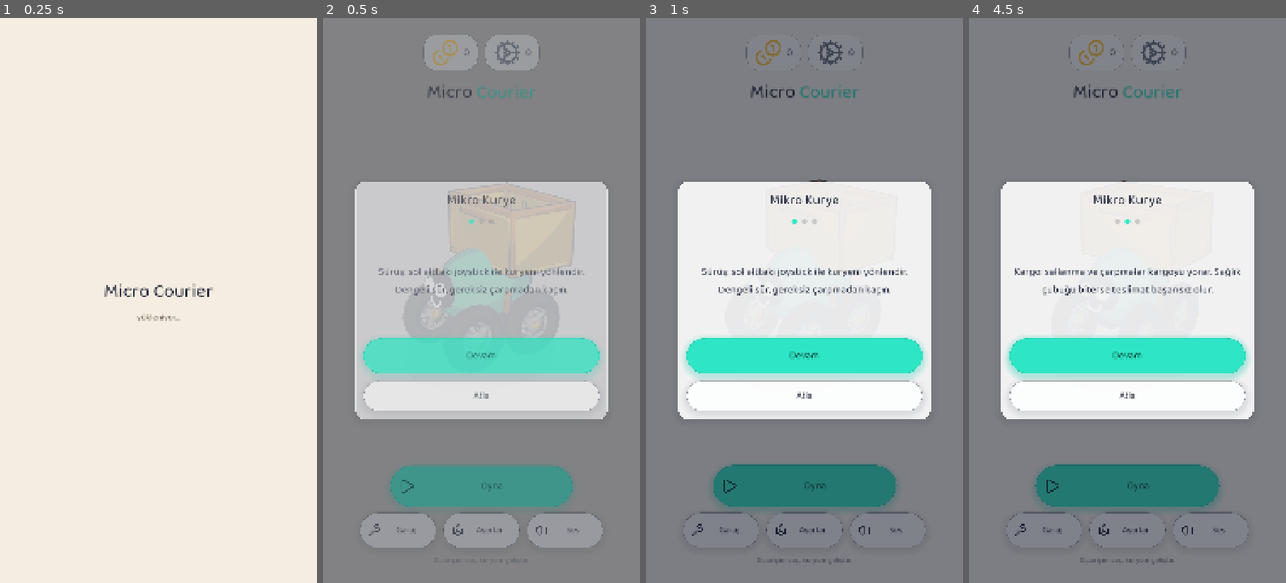
Above: before the commit, frames 1-4 (left to right).
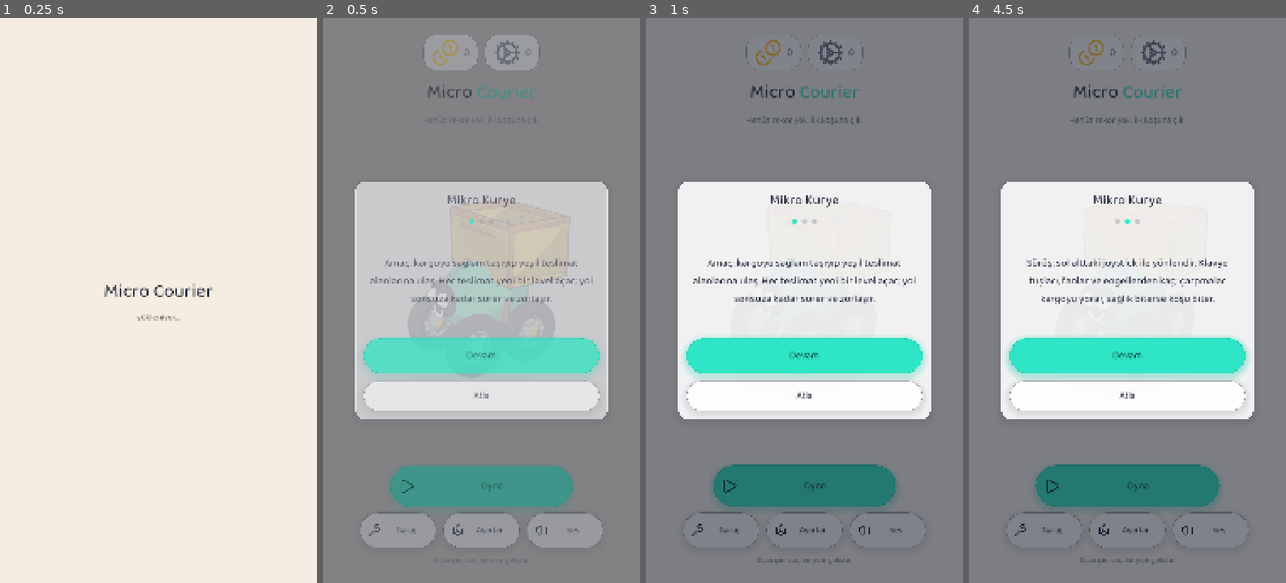
Above: after the commit, the same moments.

Repository: alperAygor/godot-games
Game: Godot game, scene res://scenes/Boot.tscn
Same seed, same stepped clock (60 frames per second), same inputs: the game is played once before the commit and once after it.
Inputs:
- Up to frame 1 (0.25 s): no input
- Up to frame 2 (0.5 s): no input
- Up to frame 3 (1 s): click "Oyna" at 0.5 s
- Up to frame 4 (4.5 s): click "Oyna" at 1.25 s; click "Garaj" at 2 s; click "Ayarlar" at 2.75 s; click "Ses" at 3.5 s; click "Devam" at 4.25 s

Frame 1 is identical in both runs. In frame 2, 2.7% of the frame differs, in the area x 14-86%, y 17-57%; in frame 3, 2.0%; in frame 4, 2.1%.

Commit message:
F9.5: sonsuz mod arayüzü (HUD level/mesafe/kasa, sonuç ekranı, rekor satırı, teslimat işareti, öğretici), endless_probe aktif
Co-Authored-By: Claude Sonnet 5.5 <noreply@anthropic.com>

Diff:
--- a/MikroKurye/scenes/HUD.tscn
+++ b/MikroKurye/scenes/HUD.tscn
@@ -90,6 +90,76 @@
 size_flags_vertical = 4
 text = "100%"
 horizontal_alignment = 2
+
+[node name="RunHap" type="PanelContainer" parent="Root/TopHaps"]
+unique_name_in_owner = true
+visible = false
+theme_type_variation = &"ChipPanel"
+layout_mode = 2
+size_flags_horizontal = 0
+
+[node name="Row" type="HBoxContainer" parent="Root/TopHaps/RunHap"]
+layout_mode = 2
+theme_override_constants/separation = 16
+
+[node name="RunIcon" type="TextureRect" parent="Root/TopHaps/RunHap/Row"]
+unique_name_in_owner = true
+custom_minimum_size = Vector2(44, 44)
+layout_mode = 2
+size_flags_vertical = 4
+stretch_mode = 5
+
+[node name="RunLabel" type="Label" parent="Root/TopHaps/RunHap/Row"]
+unique_name_in_owner = true
+layout_mode = 2
+size_flags_vertical = 4
+text = "Level 1"
+
+[node name="BankHap" type="PanelContainer" parent="Root/TopHaps"]
+unique_name_in_owner = true
+visible = false
+theme_type_variation = &"ChipPanel"
+layout_mode = 2
+size_flags_horizontal = 0
+
+[node name="Row" type="HBoxContainer" parent="Root/TopHaps/BankHap"]
+layout_mode = 2
+theme_override_constants/separation = 16
+
+[node name="BankIcon" type="TextureRect" parent="Root/TopHaps/BankHap/Row"]
+unique_name_in_owner = true
+custom_minimum_size = Vector2(44, 44)
+layout_mode = 2
+size_flags_vertical = 4
+stretch_mode = 5
+
+[node name="BankLabel" type="Label" parent="Root/TopHaps/BankHap/Row"]
+unique_name_in_owner = true
+layout_mode = 2
+size_flags_vertical = 4
+text = "0"
+
+[node name="Banner" type="PanelContainer" parent="Root"]
+unique_name_in_owner = true
+visible = false
+theme_type_variation = &"ChipPanel"
+layout_mode = 1
+anchors_preset = 5
+anchor_left = 0.5
+anchor_right = 0.5
+offset_left = -420.0
+offset_top = 520.0
+offset_right = 420.0
+offset_bottom = 660.0
+grow_horizontal = 2
+mouse_filter = 2
+
+[node name="BannerText" type="Label" parent="Root/Banner"]
+unique_name_in_owner = true
+layout_mode = 2
+horizontal_alignment = 1
+vertical_alignment = 1
+autowrap_mode = 3
 
 [node name="RechargeButton" type="Button" parent="Root"]
 unique_name_in_owner = true
--- a/MikroKurye/scenes/Menu.tscn
+++ b/MikroKurye/scenes/Menu.tscn
@@ -112,6 +112,13 @@
 theme_override_font_sizes/font_size = 64
 text = "Courier"
 
+[node name="RecordLabel" type="Label" parent="Safe/Column"]
+unique_name_in_owner = true
+layout_mode = 2
+theme_override_font_sizes/font_size = 30
+text = "Rekor"
+horizontal_alignment = 1
+
 [node name="RobotShowcase" parent="Safe/Column" instance=ExtResource("2_robot")]
 unique_name_in_owner = true
 layout_mode = 2
--- a/MikroKurye/scenes/levels/endless_desk.tscn
+++ b/MikroKurye/scenes/levels/endless_desk.tscn
@@ -86,6 +86,16 @@
 radial_segments = 4
 rings = 2
 
+[sub_resource type="ShaderMaterial" id="BeaconMat"]
+shader = ExtResource("beam_shader")
+shader_parameter/beam_color = Color(0.3, 1, 0.62, 0.9)
+shader_parameter/edge_fade = 0.7
+shader_parameter/top_brightness = 1.0
+
+[sub_resource type="QuadMesh" id="BeaconMesh"]
+material = SubResource("BeaconMat")
+size = Vector2(3.4, 14)
+
 [node name="EndlessDesk" type="Node3D"]
 script = ExtResource("endless_script")
 level_id = "endless_desk"
@@ -119,6 +129,14 @@
 [node name="Pad" type="MeshInstance3D" parent="DeliveryZone"]
 position = Vector3(0, -0.99, 0)
 mesh = SubResource("PadMesh")
+
+[node name="BeaconA" type="MeshInstance3D" parent="DeliveryZone"]
+transform = Transform3D(1, 0, 0, 0, 1, 0, 0, 0, 1, 0, 7, 0)
+mesh = SubResource("BeaconMesh")
+
+[node name="BeaconB" type="MeshInstance3D" parent="DeliveryZone"]
+transform = Transform3D(0, 0, 1, 0, 1, 0, -1, 0, 0, 0, 7, 0)
+mesh = SubResource("BeaconMesh")
 
 [node name="Backdrop" type="Node3D" parent="."]
 
--- a/MikroKurye/scripts/gameplay/game_controller.gd
+++ b/MikroKurye/scripts/gameplay/game_controller.gd
@@ -284,6 +284,7 @@
 	for position_3d: Vector3 in _endless.checkpoint_positions():
 		_register_dynamic_checkpoint(position_3d)
 	_endless.checkpoint_added.connect(_register_dynamic_checkpoint)
+	_hud.announce_objective()
 
 
 func _register_dynamic_checkpoint(position_3d: Vector3) -> int:
@@ -431,6 +432,7 @@
 	_tracker.reach(pad_checkpoint)
 	_level_number += 1
 	_endless.advance()
+	_hud.announce_level(_level_number, int(reward.get("gold", 0)))
 	_refresh_hud()
 
 
@@ -660,11 +662,20 @@
 	_cargo.reset_sway()
 
 
+## Mevcut level'ın teslimat çizgisine kalan yatay mesafe (metre).
+func _distance_to_pad() -> float:
+	if _endless == null or _robot == null:
+		return 0.0
+	return absf(_robot.global_position.z - _endless.level_end_z())
+
+
 func _refresh_hud() -> void:
 	if _hud == null or _health == null or _battery == null:
 		return
 	_hud.set_cargo_health(_health.integrity() * PERCENT_SCALE)
 	_hud.set_battery(_battery.level() * PERCENT_SCALE)
+	if _endless != null:
+		_hud.set_run_info(_level_number, _distance_to_pad(), _banked_gold)
 	_update_recharge_availability()
 	_hud.set_ad_pending(_revive_pending or _recharge_pending)
 	_hud.set_revive_offered(_revive_offered)
--- a/MikroKurye/scripts/ui/hud.gd
+++ b/MikroKurye/scripts/ui/hud.gd
@@ -12,6 +12,9 @@
 const MIN_PERCENT: float = 0.0
 const MAX_PERCENT: float = 100.0
 const LOW_BATTERY: float = 30.0
+## Duyuru bandı: okunacak kadar kalır, sonra yumuşakça kaybolur.
+const BANNER_HOLD_SECONDS: float = 2.4
+const BANNER_FADE_SECONDS: float = 0.5
 ## Kalp ikonu hasar anında 1.25'e büyür, kısa sürede geri oturur (kırmızı flaş).
 const HEART_HIT_SCALE: float = 1.25
 const HEART_HIT_SECONDS: float = 0.24
@@ -29,6 +32,14 @@
 @onready var _battery_bar: ProgressBar = %BatteryBar
 @onready var _cargo_percent: Label = %CargoPercent
 @onready var _battery_percent: Label = %BatteryPercent
+@onready var _run_hap: Control = %RunHap
+@onready var _run_icon: TextureRect = %RunIcon
+@onready var _run_label: Label = %RunLabel
+@onready var _bank_hap: Control = %BankHap
+@onready var _bank_icon: TextureRect = %BankIcon
+@onready var _bank_label: Label = %BankLabel
+@onready var _banner: Control = %Banner
+@onready var _banner_text: Label = %BannerText
 @onready var _cargo_icon: TextureRect = %CargoIcon
 @onready var _battery_icon: TextureRect = %BatteryIcon
 @onready var _battery_hap: Control = %BatteryHap
@@ -46,6 +57,7 @@
 var _cargo_smooth: ProgressBar = null
 var _battery_smooth: ProgressBar = null
 var _pulse: Tween = null
+var _banner_tween: Tween = null
 var _heart_flash: Tween = null
 var _last_cargo: float = MAX_PERCENT
 
@@ -65,6 +77,10 @@
 	_cargo_bar.add_child(_cargo_smooth)
 	_battery_bar.add_child(_battery_smooth)
 	# İkonlar tek ailede; renk `modulate` ile verilir.
+	_run_icon.texture = Icons.texture("lucide/house")
+	_run_icon.modulate = UiTheme.color("primary")
+	_bank_icon.texture = Icons.texture("lucide/coins")
+	_bank_icon.modulate = UiTheme.color("secondary")
 	_cargo_icon.texture = Icons.texture("lucide/heart")
 	_battery_icon.texture = Icons.texture("lucide/zap")
 	_battery_icon.modulate = UiTheme.color("secondary")
@@ -100,6 +116,35 @@
 		_battery_smooth.value = lerpf(_battery_smooth.value, _battery_bar.value, weight)
 
 
+## Sonsuz mod: level, teslimata kalan mesafe ve kasadaki altın. Klasik seviyede çağrılmaz;
+## çipler ilk çağrıda görünür.
+func set_run_info(level: int, distance_to_pad: float, banked_gold: int) -> void:
+	_run_hap.visible = true
+	_bank_hap.visible = true
+	_run_label.text = UiStrings.HUD_RUN_FORMAT % [level, int(ceilf(maxf(distance_to_pad, 0.0)))]
+	_bank_label.text = str(banked_gold)
+
+
+func announce_objective() -> void:
+	_show_banner(UiStrings.HUD_OBJECTIVE)
+
+
+func announce_level(level: int, gold: int) -> void:
+	_show_banner(UiStrings.HUD_LEVEL_UP_FORMAT % [level, gold])
+
+
+func _show_banner(text: String) -> void:
+	if _banner_tween != null:
+		_banner_tween.kill()
+	_banner_text.text = text
+	_banner.visible = true
+	_banner.modulate.a = 1.0
+	_banner_tween = _banner.create_tween()
+	_banner_tween.tween_interval(BANNER_HOLD_SECONDS)
+	_banner_tween.tween_property(_banner, "modulate:a", 0.0, BANNER_FADE_SECONDS)
+	_banner_tween.tween_callback(_banner.hide)
+
+
 func set_cargo_health(percent: float) -> void:
 	var clamped: float = clampf(percent, MIN_PERCENT, MAX_PERCENT)
 	_cargo_bar.value = clamped
--- a/MikroKurye/scripts/ui/menu.gd
+++ b/MikroKurye/scripts/ui/menu.gd
@@ -46,6 +46,7 @@
 	garage_button.add_theme_constant_override("h_separation", 12)
 	settings_button.add_theme_constant_override("h_separation", 12)
 	_refresh_wallet()
+	_refresh_record()
 	_refresh_sound_button()
 	play_button.pressed.connect(_on_play)
 	garage_button.pressed.connect(_on_garage)
@@ -75,6 +76,21 @@
 		part.add_theme_constant_override("shadow_offset_y", 4)
 		part.add_theme_constant_override("shadow_outline_size", 3)
 	hint_label.add_theme_color_override("font_color", UiTheme.color("text_muted"))
+
+
+## En iyi level/mesafe/puan; rekor yoksa ilk koşuya davet eder.
+func _refresh_record() -> void:
+	var label: Label = %RecordLabel
+	label.add_theme_color_override("font_color", UiTheme.color("text_muted"))
+	var save: Node = get_node_or_null("/root/SaveService")
+	var profile: ProfileData = null
+	if save != null:
+		profile = save.call("profile") as ProfileData
+	if profile == null or profile.records().best_level() <= 0:
+		label.text = UiStrings.RECORD_NONE
+		return
+	var records: RunRecords = profile.records()
+	label.text = UiStrings.RECORD_FORMAT % [records.best_level(), records.best_distance(), records.best_score()]
 
 
 func _refresh_wallet() -> void:
--- a/MikroKurye/scripts/ui/order_select.gd
+++ b/MikroKurye/scripts/ui/order_select.gd
@@ -196,6 +196,7 @@
 
 func _on_card_pressed(cargo_id: String) -> void:
 	GameManager.selected_cargo_id = cargo_id
+	GameManager.selected_level_id = GameController.ENDLESS_LEVEL_ID
 	GameManager.start_game()
 
 
--- a/MikroKurye/scripts/ui/result.gd
+++ b/MikroKurye/scripts/ui/result.gd
@@ -61,16 +61,20 @@
 	var scrap: int = int(_result.get("scrap", 0))
 
 	_stylize()
-	title_label.text = UiStrings.RESULT_SUCCESS if stars > 0 else UiStrings.RESULT_FAIL
-	detail_label.text = "Hasar: %d%%  ·  Ücret: %d" % [int(roundf(damage * 100.0)), fee]
-	_build_stars(stars)
-	# Başarısız turda ödül çipi anlamsız; sakin görünüm için gizlenir.
-	_reward_row.visible = stars > 0
-	if stars > 0:
-		_count_rewards(gold, scrap)
+	var endless: bool = bool(_result.get("endless", false))
+	if endless:
+		_show_endless(gold, scrap)
 	else:
-		_gold_reward_label.text = "0"
-		_scrap_reward_label.text = "0"
+		title_label.text = UiStrings.RESULT_SUCCESS if stars > 0 else UiStrings.RESULT_FAIL
+		detail_label.text = "Hasar: %d%%  ·  Ücret: %d" % [int(roundf(damage * 100.0)), fee]
+		_build_stars(stars)
+		# Başarısız turda ödül çipi anlamsız; sakin görünüm için gizlenir.
+		_reward_row.visible = stars > 0
+		if stars > 0:
+			_count_rewards(gold, scrap)
+		else:
+			_gold_reward_label.text = "0"
+			_scrap_reward_label.text = "0"
 
 	# Kayıt yoksa (probe/izole sahne) sonuç değerleri gösterilir, çökme yok.
 	if _save != null:
@@ -79,7 +83,7 @@
 
 	_setup_reward_buttons()
 
-	if stars > 0:
+	if stars > 0 or (endless and _result_successful()):
 		AudioService.play("success")
 
 	(%RetryButton as Button).text = UiStrings.RESULT_RETRY
@@ -89,6 +93,41 @@
 	GameManager.back_requested.connect(_on_menu)
 	UiSfx.bind(self)
 	UiMotion.fade_in(self)
+
+
+## Sonsuz mod sonucu: level/mesafe/puan, kasa ödemesi ve kırılan rekorlar (PROJECT_SPEC §14).
+## Rekor bayrakları kayıt işlenirken (`apply_result`) hesaplandığından kayıt önce yapılır.
+func _show_endless(gold: int, scrap: int) -> void:
+	if _save != null:
+		_save.call("apply_result", _result)
+	var reason: String = String(_result.get("reason", ""))
+	var broken: bool = reason == "broken"
+	title_label.text = UiStrings.ENDLESS_BROKEN if broken else UiStrings.ENDLESS_DONE
+	_star_box.visible = false
+	var lines: Array[String] = [UiStrings.ENDLESS_STATS_FORMAT % [
+		int(_result.get("level", 1)), int(float(_result.get("distance", 0.0))), int(_result.get("score", 0))]]
+	var banked: int = int(_result.get("banked_gold", 0))
+	if banked > 0:
+		var pay_format: String = UiStrings.ENDLESS_HALF_PAY_FORMAT if broken else UiStrings.ENDLESS_FULL_PAY_FORMAT
+		lines.append(pay_format % banked)
+	var flags: Dictionary = _result.get("new_records", {}) as Dictionary
+	var broken_records: Array[String] = []
+	if bool(flags.get("new_level", false)):
+		broken_records.append(UiStrings.RECORD_LEVEL)
+	if bool(flags.get("new_distance", false)):
+		broken_records.append(UiStrings.RECORD_DISTANCE)
+	if bool(flags.get("new_score", false)):
+		broken_records.append(UiStrings.RECORD_SCORE)
+	if not broken_records.is_empty():
+		lines.append(UiStrings.NEW_RECORD_FORMAT % ", ".join(broken_records))
+	detail_label.text = "\n".join(lines)
+	detail_label.autowrap_mode = TextServer.AUTOWRAP_WORD_SMART
+	_reward_row.visible = gold > 0 or scrap > 0
+	_gold_reward_label.text = "0"
+	_scrap_reward_label.text = "0"
+	if _reward_row.visible:
+		_count_up(_gold_reward_label, gold)
+		_count_up(_scrap_reward_label, scrap)
 
 
 func _stylize() -> void:
--- a/MikroKurye/scripts/ui/strings.gd
+++ b/MikroKurye/scripts/ui/strings.gd
@@ -20,9 +20,9 @@
 const TUTORIAL_SKIP: String = "Atla"
 ## İlk açılış rehberi: kısa, dikey ekranda tek bakışta okunur üç sayfa.
 const TUTORIAL_PAGES: Array[String] = [
-	"Sürüş: sol alttaki joystick ile kuryeni yönlendir. Dengeli sür, gereksiz çarpmadan kaçın.",
-	"Kargo: sallanma ve çarpmalar kargoyu yorar. Sağlık çubuğu biterse teslimat başarısız olur.",
-	"Garaj: altın ve hurdayla şasi, tekerlek, batarya ve şok jeli yükselt. Kazandıkça ilerle.",
+	"Amaç: kargoyu sağlam taşıyıp yeşil teslimat alanlarına ulaş. Her teslimat yeni bir level açar; yol sonsuza kadar sürer ve zorlaşır.",
+	"Sürüş: sol alttaki joystick ile yönlendir. Klavye tuşları, fanlar ve engellerden kaç; çarpmalar kargoyu yorar, sağlık biterse koşu biter.",
+	"Garaj: kazandığın altın ve hurdayla robotu geliştir, rekorunu kır. Kargo kırılırsa kasanın yarısını alırsın.",
 ]
 const ORDER_TITLE: String = "Sipariş Seç"
 const ORDER_HINT: String = "Taşımak istediğin kargoyu seç."
@@ -50,6 +50,22 @@
 const RESULT_FAIL: String = "Teslimat Hasarlı"
 const RESULT_RETRY: String = "Tekrar Oyna"
 const RESULT_MENU: String = "Ana Menü"
+
+## Sonsuz mod (PROJECT_SPEC §14).
+const HUD_RUN_FORMAT: String = "Level %d  ·  Teslimata %d m"
+const HUD_OBJECTIVE: String = "Kargoyu yeşil teslimat alanına götür!"
+const HUD_LEVEL_UP_FORMAT: String = "Level %d  ·  +%d altın"
+const ENDLESS_BROKEN: String = "Kargo Kırıldı"
+const ENDLESS_DONE: String = "Koşu Bitti"
+const ENDLESS_STATS_FORMAT: String = "Level %d  ·  %d m  ·  %d puan"
+const ENDLESS_HALF_PAY_FORMAT: String = "Kasa %d altın. Kargo kırıldığı için yarısı ödendi."
+const ENDLESS_FULL_PAY_FORMAT: String = "Kasa %d altın, tamamı ödendi."
+const NEW_RECORD_FORMAT: String = "Yeni rekor: %s!"
+const RECORD_LEVEL: String = "level"
+const RECORD_DISTANCE: String = "mesafe"
+const RECORD_SCORE: String = "puan"
+const RECORD_FORMAT: String = "Rekor: Level %d  ·  %d m  ·  %d puan"
+const RECORD_NONE: String = "Henüz rekor yok. İlk koşuna çık!"
 const BUY: String = "Yükselt"
 const SOUND_ON_TEXT: String = "Açık"
 const SOUND_OFF_TEXT: String = "Kapalı"
--- a/MikroKurye/tools/scene_shot.gd
+++ b/MikroKurye/tools/scene_shot.gd
@@ -12,6 +12,7 @@
 var _frames: int = 240
 var _throttle: float = 0.0
 var _level_id: String = ""
+var _result_file: String = ""
 var _count: int = 0
 var _scene: Node = null
 var _done: bool = false
@@ -25,6 +26,8 @@
 			_out = arg.split("=")[1]
 		elif arg.begins_with("--frames="):
 			_frames = int(arg.split("=")[1])
+		elif arg.begins_with("--result="):
+			_result_file = arg.split("=")[1]
 		elif arg.begins_with("--level="):
 			_level_id = arg.split("=")[1]
 		elif arg.begins_with("--throttle="):
@@ -33,6 +36,12 @@
 		var manager: Node = root.get_node_or_null("GameManager")
 		if manager != null:
 			manager.set("selected_level_id", _level_id)
+	if not _result_file.is_empty():
+		# Sonuç ekranı denetimi: GameManager.last_result bir JSON dosyasından kurulur.
+		var manager_for_result: Node = root.get_node_or_null("GameManager")
+		var parsed: Variant = JSON.parse_string(FileAccess.get_file_as_string(_result_file))
+		if manager_for_result != null and parsed is Dictionary:
+			manager_for_result.set("last_result", parsed)
 	var packed: PackedScene = load(_scene_path) as PackedScene
 	if packed == null:
 		push_error("scene_shot: sahne yüklenemedi: %s" % _scene_path)
Not shown, added: MikroKurye/tools/endless_probe.gd.uid
Not shown, changed: MikroKurye/tools/probes_active.txt
